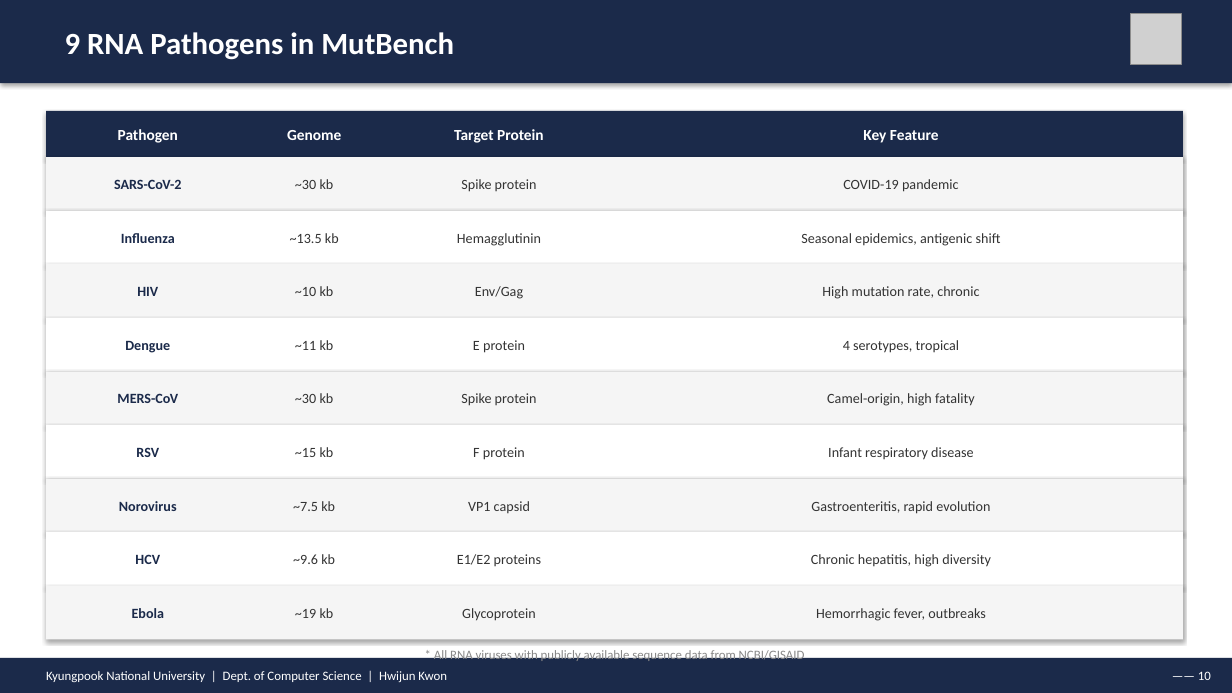
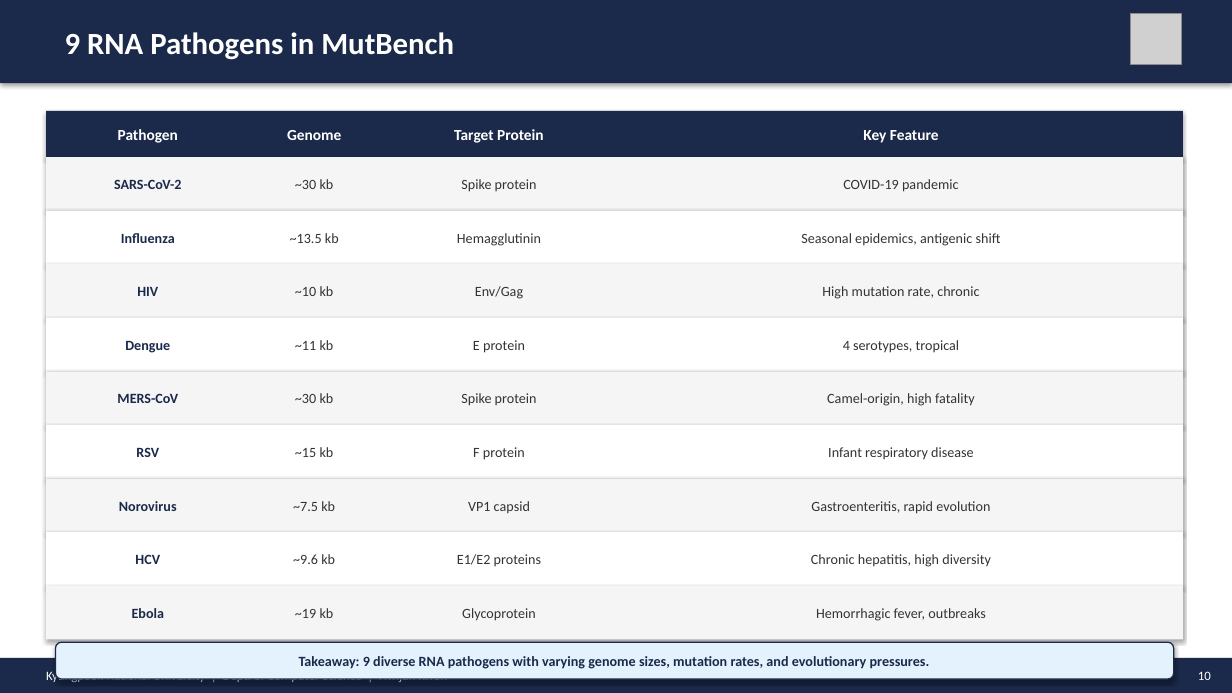
Before and after one commit to hwijunkwon/mutbench, a slide deck: slide 10 of paper/ppt/MutBench_Defense_v4.pptx. Drawn at 1232x693 pixels with LibreOffice and Linux fonts; fonts in the diff are those of the drawing; grey boxes stand for pictures. Boxes give left, top, right and bottom in pixels: in the first picture for what was removed or moved away, otherwise in the second. Text is boxed around its words. In the diff, an @@ line names an element or a change of style, - is before the commit and + after.

```diff
--- a/paper/ppt/MutBench_Defense_v4.pptx
+++ b/paper/ppt/MutBench_Defense_v4.pptx
@@ rounded rectangle "Takeaway: 9 diverse RNA pathogens ...": place and size @@
-rounded rectangle "Takeaway: 9 diverse RNA pathogens ..." at (434, 648, 805, 663)
+rounded rectangle "Takeaway: 9 diverse RNA pathogens ..." at (55, 642, 1174, 679)
@@ rounded rectangle "Takeaway: 9 diverse RNA pathogens ..." at (55, 642, 1174, 679): vertical alignment top to middle; fill none to #E3F2FD; outline none to #1B2A4A 1 pt; shadow on @@
@@ text in rounded rectangle at (299, 656, 930, 669): text changed; size 10 to 11 pt; text colour #888888 to #1B2A4A; bold on @@
-* All RNA viruses with publicly available sequence data from NCBI/GISAID
+Takeaway: 9 diverse RNA pathogens with varying genome sizes, mutation rates, and evolutionary pressures.
```
Also in this commit, not shown: 28 other slides changed, 6 slides added, 3 slides removed, 1 other file.
